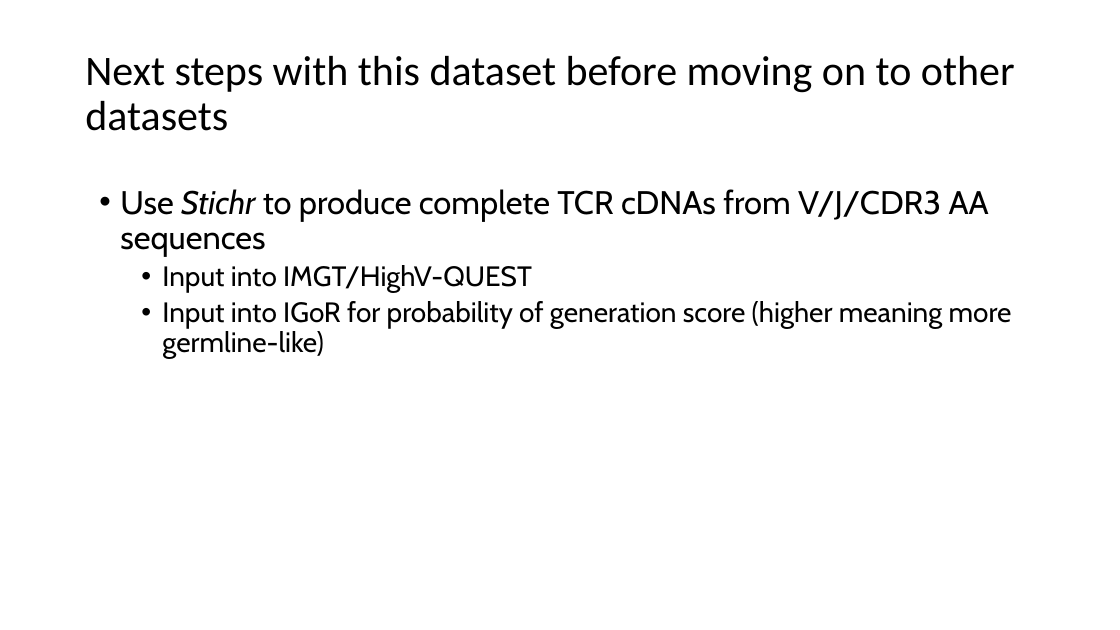
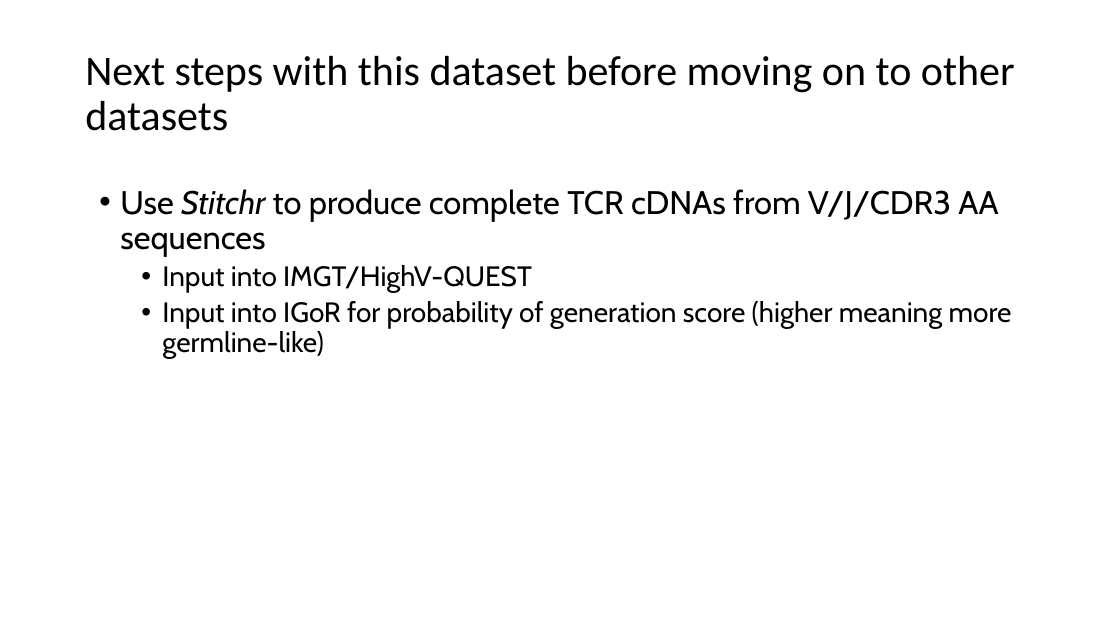
Before and after one commit to tybottorff/bottorffdocs, a slide deck: slide 9 of linsley_postdoc/presentations/weekly_meetings/10_12_23.pptx (slide 13 before the commit). Drawn at 1120x630 pixels with LibreOffice and Linux fonts; fonts in the diff are those of the drawing. Boxes give left, top, right and bottom in pixels: in the first picture for what was removed or moved away, otherwise in the second. Text is boxed around its words. In the diff, an @@ line names an element or a change of style, - is before the commit and + after.

```diff
--- a/linsley_postdoc/presentations/weekly_meetings/10_12_23.pptx
+++ b/linsley_postdoc/presentations/weekly_meetings/10_12_23.pptx
@@ text at <box>120,189,998,257</box>: text changed @@
-• Use Stichr to produce complete TCR cDNAs from V/J/CDR3 AA sequences
+• Use Stitchr to produce complete TCR cDNAs from V/J/CDR3 AA sequences
```
Also in this commit, not shown: 1 other slide changed, 1 slide added.
